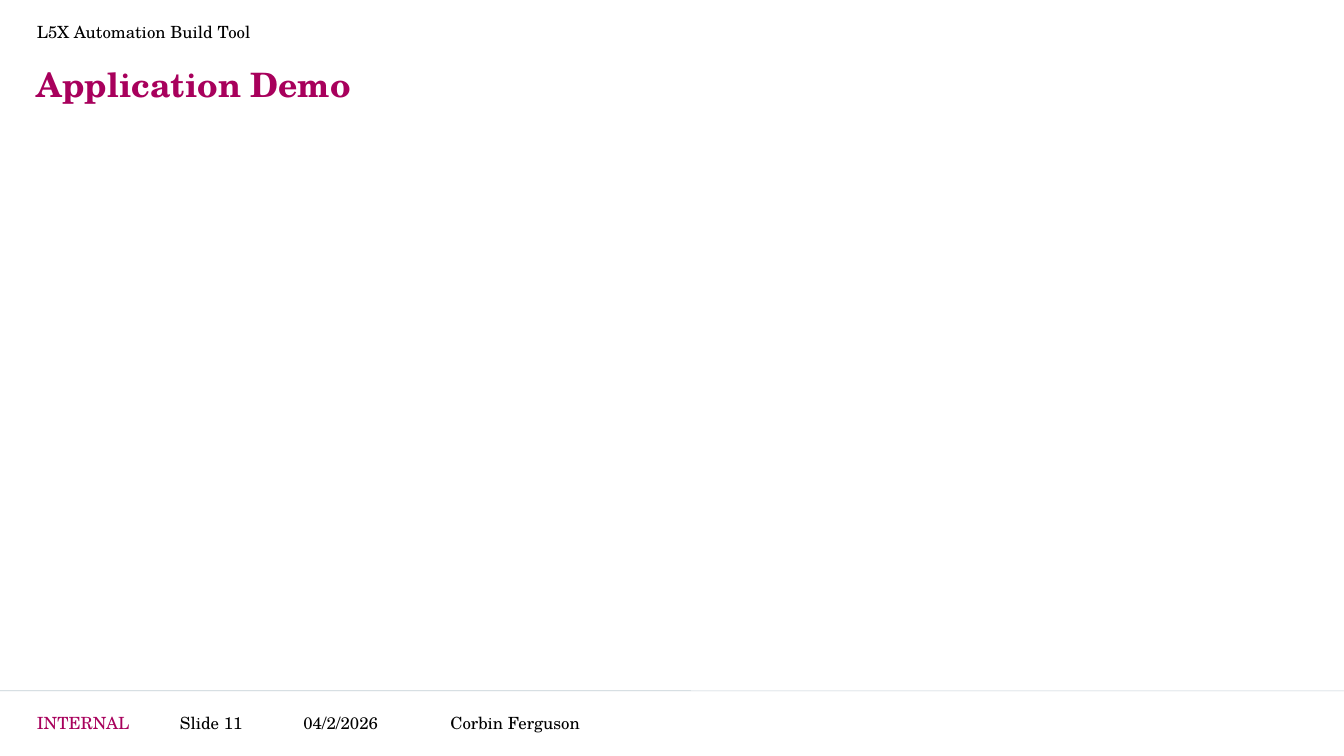
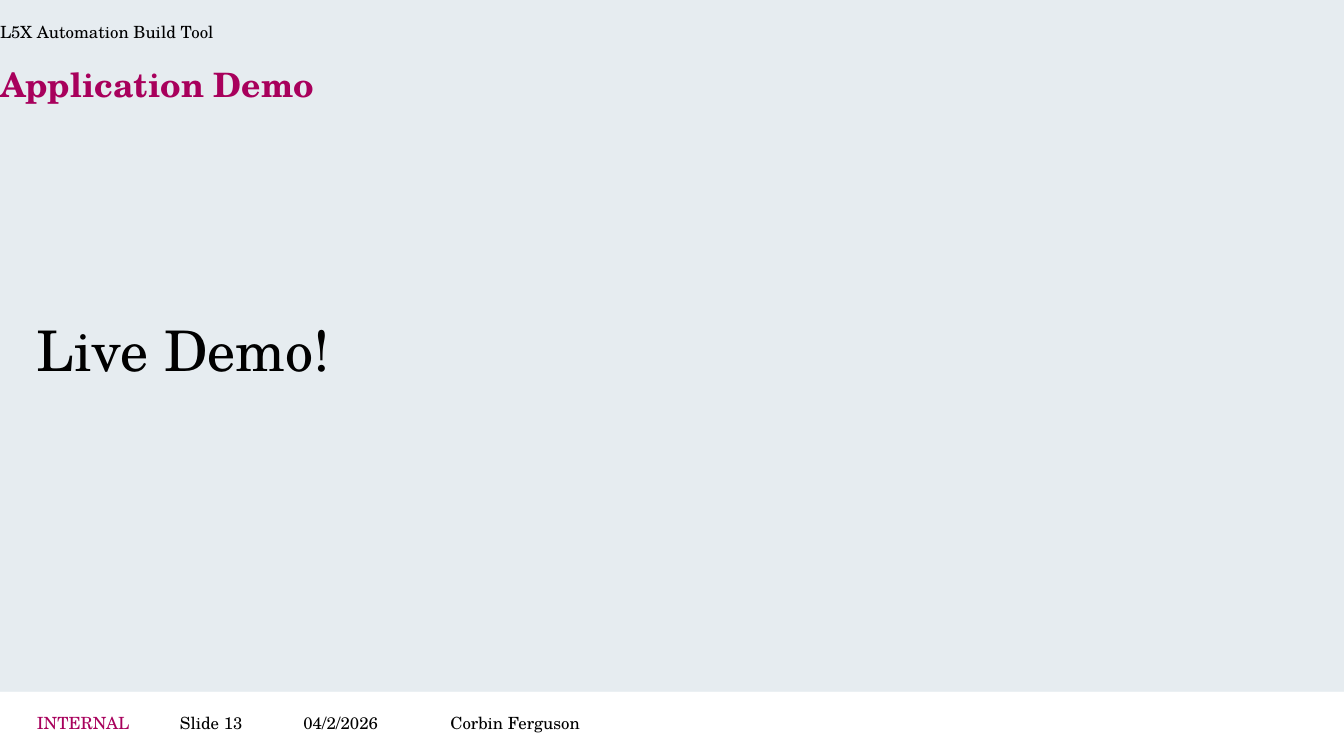
Before and after one commit to CorbinFerguson/ThesisBuildTool, a slide deck: slide 13 of Thesis Writing Documents/Project Development.pptx (slide 11 before the commit). Drawn at 1344x756 pixels with LibreOffice and Linux fonts; fonts in the diff are those of the drawing; background and template pictures are left out. Boxes give left, top, right and bottom in pixels: in the first picture for what was removed or moved away, otherwise in the second. Text is boxed around its words. In the diff, an @@ line names an element or a change of style, - is before the commit and + after.

```diff
--- a/Thesis Writing Documents/Project Development.pptx
+++ b/Thesis Writing Documents/Project Development.pptx
@@ text "L5X Automation Build Tool": place and size @@
-text "L5X Automation Build Tool" at bbox=[37, 25, 251, 39]
+text "L5X Automation Build Tool" at bbox=[0, 25, 214, 39]
@@ rectangle added at bbox=[0, 0, 1344, 692], fill #E6ECF0 @@
@@ title "Application Demo": place and size @@
-title "Application Demo" at bbox=[37, 72, 351, 104]
+title "Application Demo" at bbox=[0, 72, 314, 104]
@@ subtitle added at bbox=[37, 330, 330, 372], 40 pt, text #000000 @@
+Live Demo!
@@ page number at bbox=[180, 716, 243, 730]: text changed @@
-Slide 11
+Slide 13
```
Also in this commit, not shown: 8 other slides changed, 4 slides added, 6 other files.
